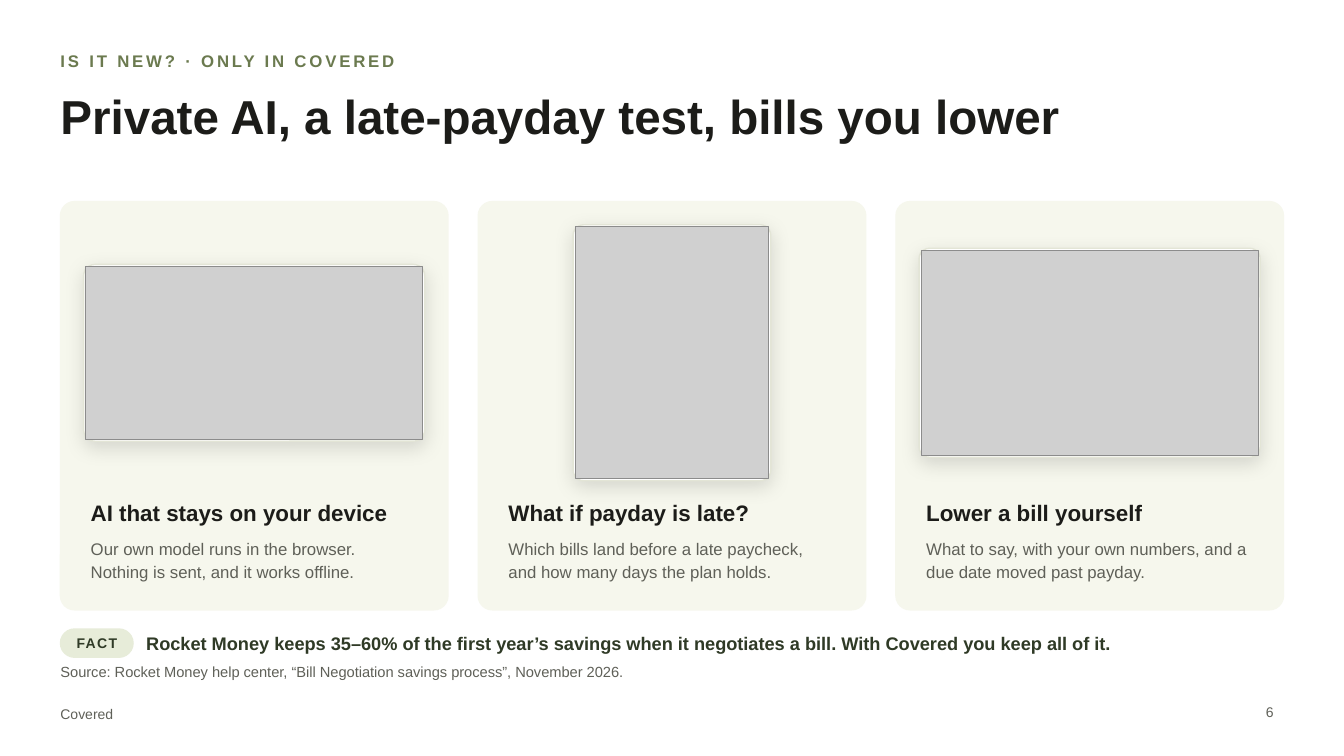
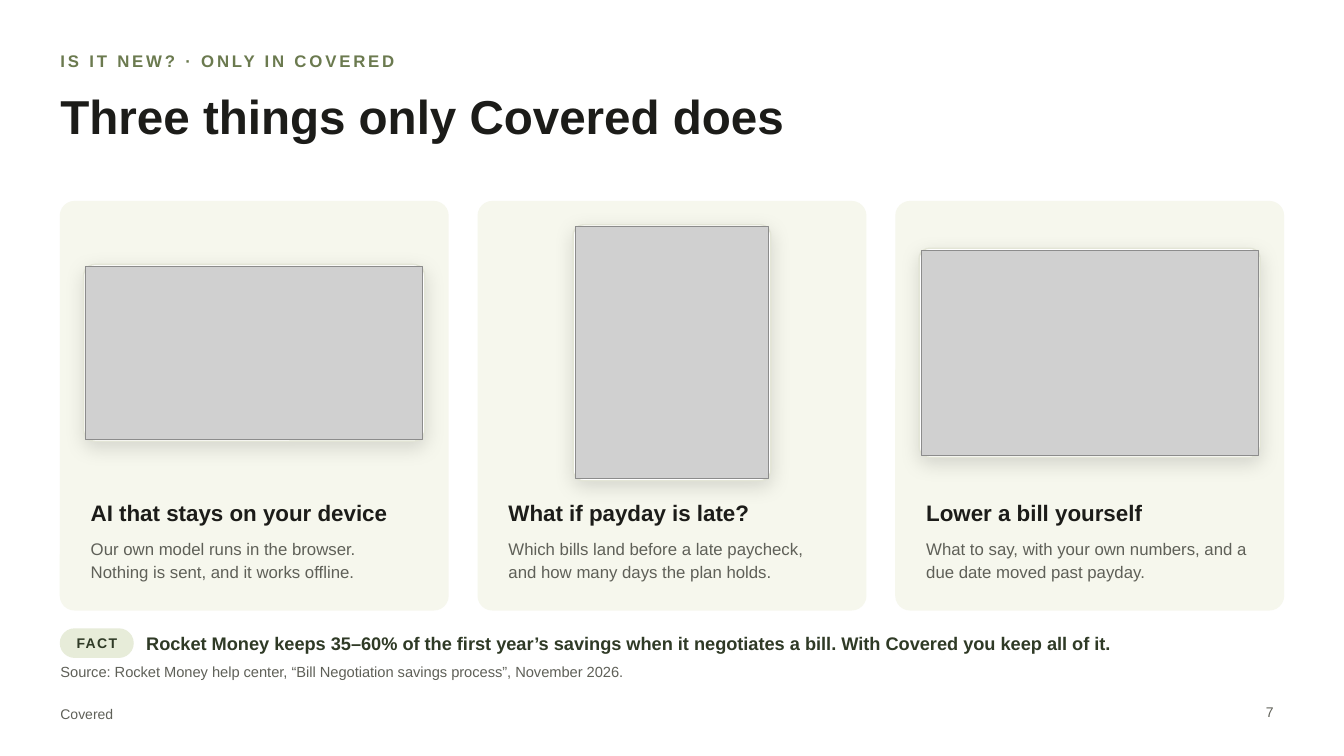
Before and after one commit to chinusoid/FractureTeam, a slide deck: slide 7 of pitch/covered-pitch.pptx (slide 6 before the commit). Drawn at 1344x756 pixels with LibreOffice and Linux fonts; fonts in the diff are those of the drawing; grey boxes stand for pictures. Boxes give left, top, right and bottom in pixels: in the first picture for what was removed or moved away, otherwise in the second. Text is boxed around its words. In the diff, an @@ line names an element or a change of style, - is before the commit and + after.

```diff
--- a/pitch/covered-pitch.pptx
+++ b/pitch/covered-pitch.pptx
@@ title at [60,99,784,143]: text changed @@
-Private AI, a late-payday test, bills you lower
+Three things only Covered does
@@ page number at [1266,707,1274,717]: text changed @@
-6
+7
```
Also in this commit, not shown: 9 other slides changed, 3 other files.
